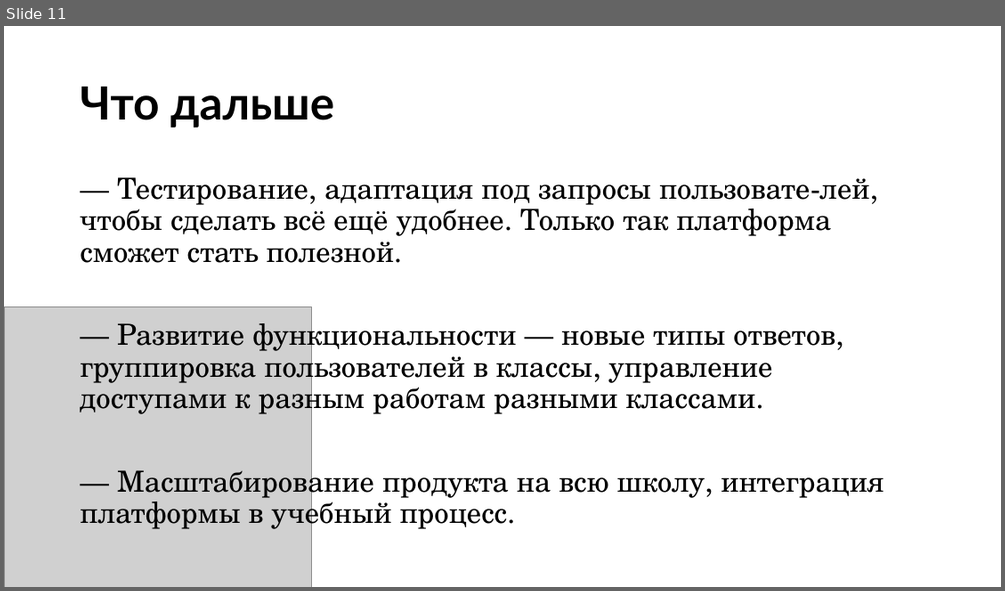
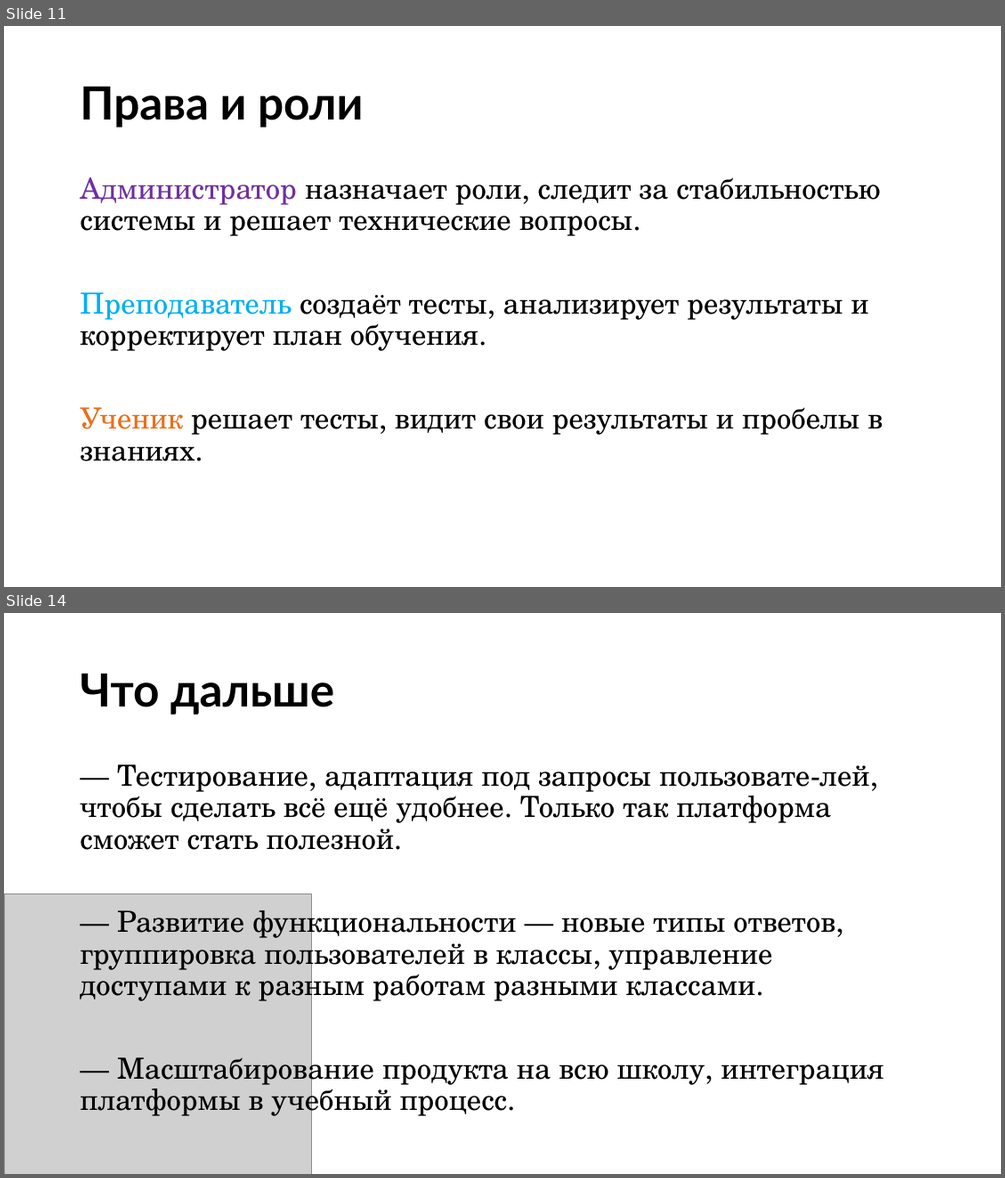
Before and after one commit to adamarutyunov/Chekker, a slide deck: docs/Chekker.pptx. Shown one above the other, each under a label of ours: slide 11 before the commit, slides 11 and 14 after it; the slides between them are not shown. The pictures are 1005x591 and 1005x1178 pixels, drawn with LibreOffice and Linux fonts; fonts in the diff are those of the drawing; grey boxes stand for pictures. Boxes give left, top, right and bottom in pixels: in the first picture for what was removed or moved away, otherwise in the second. Text is boxed around its words. In the diff, an @@ line names an element or a change of style, - is before the commit and + after.

```diff
--- a/docs/Chekker.pptx
+++ b/docs/Chekker.pptx
@@ slide 11 added at (4,26,1001,587), background #FFFFFF @@
@@ title added at (80,87,364,127), 44 pt, text #000000, bold @@
+Права и роли
@@ text added at (80,177,882,461), 28 pt, text #000000 @@
+Администратор назначает роли, следит за стабильностью системы и решает технические вопросы.
+Преподаватель создаёт тесты, анализирует результаты и корректирует план обучения.
+Ученик решает тесты, видит свои результаты и пробелы в знаниях.
@@ what was slide 11 is now slide 14 @@
```
Also in this commit, not shown: 1 slide changed, 5 other slides added, 2 slides removed.
